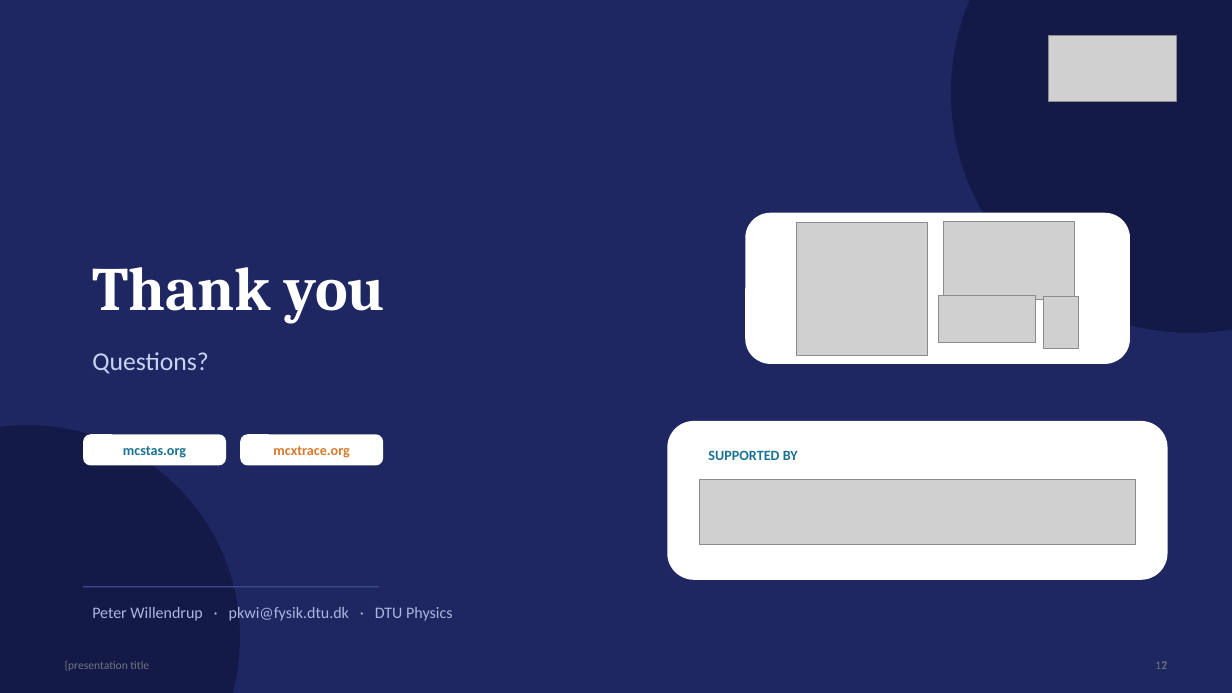
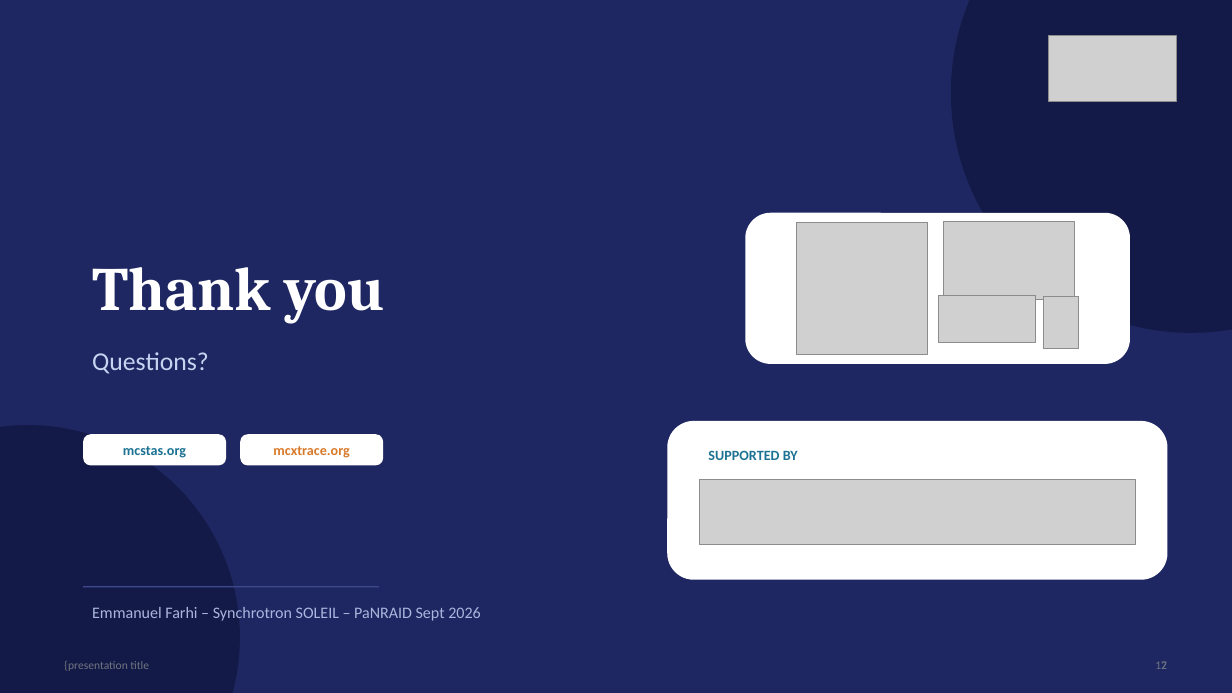
Before and after one commit to mccode-dev/PaNRAID, a slide deck: slide 17 of 21_September_Monday/01_Seeking_for_AI/01_Seeking_for_AI.pptx. Drawn at 1232x693 pixels with LibreOffice and Linux fonts; fonts in the diff are those of the drawing; grey boxes stand for pictures; background and template pictures are left out. Boxes give left, top, right and bottom in pixels: in the first picture for what was removed or moved away, otherwise in the second. Text is boxed around its words. In the diff, an @@ line names an element or a change of style, - is before the commit and + after.

```diff
--- a/21_September_Monday/01_Seeking_for_AI/01_Seeking_for_AI.pptx
+++ b/21_September_Monday/01_Seeking_for_AI/01_Seeking_for_AI.pptx
@@ text at box(92, 607, 480, 621): text changed @@
-Peter Willendrup · pkwi@fysik.dtu.dk · DTU Physics
+Emmanuel Farhi – Synchrotron SOLEIL – PaNRAID Sept 2026
```
Also in this commit, not shown: 9 other slides changed, 1 slide added, 1 slide removed, 3 other files.
